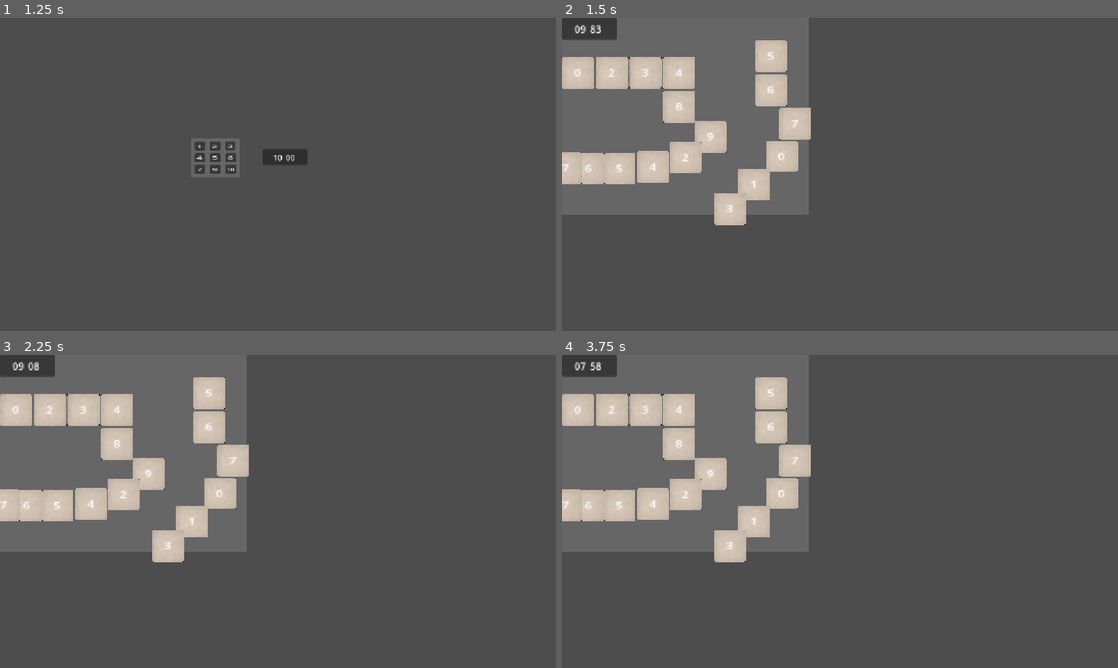
Above: before the commit, frames 1-4 (two rows, left to right).
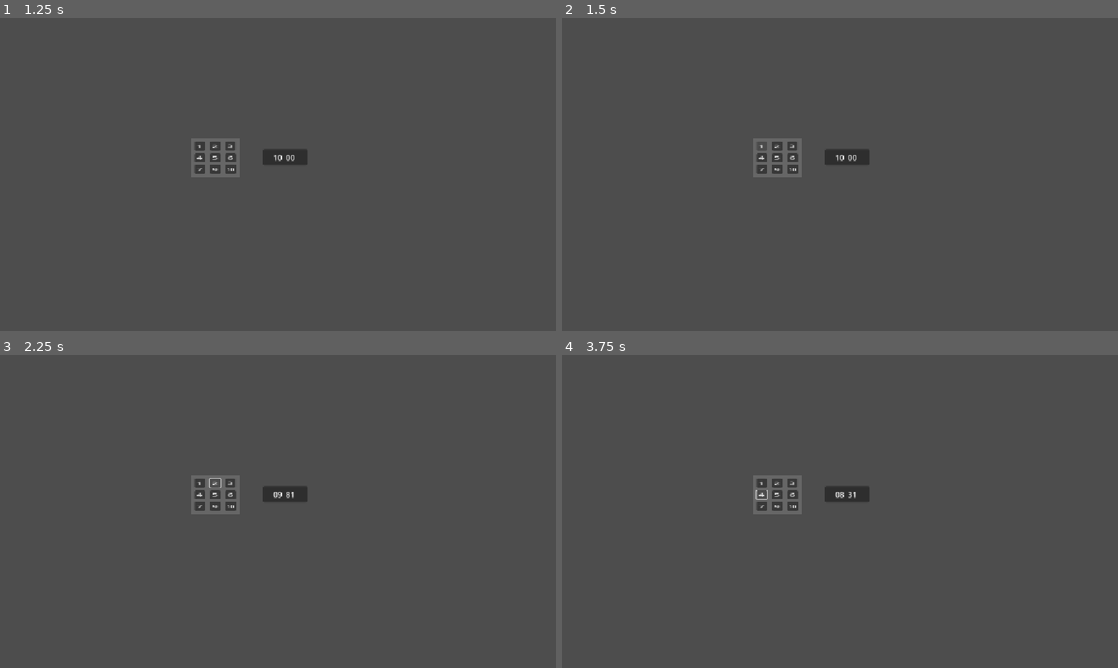
Above: after the commit, the same moments.

Repository: ZangerlA/minigamejam25_2
Game: Godot game, scene res://Scenes/start_screen.tscn
Two runs of this game, one before a commit and one after it. Both use one fixed random seed, a clock stepped at 60 frames per second and the inputs below.
Inputs (mouse positions are in pixels of both pictures, inside the frame that each line leads up to):
- Up to frame 1 (1.25 s): click "START" at 0.5 s
- Up to frame 2 (1.5 s): click "1" at 1.25 s
- Up to frame 3 (2.25 s): click (216, 483) at 2 s, where only the run after the commit has a clickable "2"
- Up to frame 4 (3.75 s): click (789, 483) at 2.75 s, where only the run after the commit has a clickable "3"; click (762, 495) at 3.5 s, where only the run after the commit has a clickable "4"

Frame 1 is identical in both runs. In frame 2, 28% of the frame differs, in the area x 0-56%, y 0-67%; in frame 3, 28%; in frame 4, 28%.

Commit message:
sissor maze

Diff:
--- a/Scenes/Cursor.tscn
+++ b/Scenes/Cursor.tscn
@@ -1,9 +1,9 @@
 [gd_scene load_steps=7 format=3 uid="uid://clt1dmxt3empt"]
 
 [ext_resource type="Script" uid="uid://wge2v7lii35h" path="res://Scenes/Scripts/cursor.gd" id="1_5vcpq"]
-[ext_resource type="Texture2D" uid="uid://cs5spfyf8wpxn" path="res://icon.svg" id="2_6qa2i"]
 [ext_resource type="PackedScene" path="res://game_over.tscn" id="2_8pq3g"]
 [ext_resource type="PackedScene" uid="uid://bqsnlrp5dcg8m" path="res://main.tscn" id="3_8pq3g"]
+[ext_resource type="Texture2D" uid="uid://dcldxvjqpnue8" path="res://Assets/Textures/sciss2.webp" id="4_8pq3g"]
 
 [sub_resource type="CircleShape2D" id="CircleShape2D_5vcpq"]
 radius = 39.012817
@@ -17,7 +17,8 @@
 main_menu = ExtResource("3_8pq3g")
 
 [node name="Sprite2D" type="Sprite2D" parent="."]
-texture = ExtResource("2_6qa2i")
+scale = Vector2(-0.07999988, 0.15999955)
+texture = ExtResource("4_8pq3g")
 
 [node name="CollisionShape2D" type="CollisionShape2D" parent="."]
 shape = SubResource("CircleShape2D_5vcpq")
--- a/Scenes/maze_1.gd
+++ b/Scenes/maze_1.gd
@@ -4,6 +4,7 @@
 @export var main_menu : PackedScene = null
 func _ready():
 	$Timer.start_countdown()
+
 
 func on_timer_countdown_finished():
 	if gameover_scene_path != null:
--- a/Scenes/maze_1.tscn
+++ b/Scenes/maze_1.tscn
@@ -1,9 +1,10 @@
-[gd_scene load_steps=5 format=3 uid="uid://cwspli34x7lmt"]
+[gd_scene load_steps=6 format=3 uid="uid://cwspli34x7lmt"]
 
 [ext_resource type="Script" uid="uid://lbm0pn8oh8fn" path="res://Scenes/maze_1.gd" id="1_6d13i"]
 [ext_resource type="PackedScene" uid="uid://cj1jkkf8ywddo" path="res://Scenes/Wall.tscn" id="1_esdkj"]
 [ext_resource type="PackedScene" path="res://Scenes/Timer.tscn" id="3_6gn6f"]
 [ext_resource type="PackedScene" path="res://Scenes/FinishMaze.tscn" id="4_6gn6f"]
+[ext_resource type="PackedScene" uid="uid://clt1dmxt3empt" path="res://Scenes/Cursor.tscn" id="5_tx3rt"]
 
 [node name="Maze1" type="Node2D"]
 scale = Vector2(5, 5)
@@ -87,7 +88,13 @@
 [node name="Timer" parent="." instance=ExtResource("3_6gn6f")]
 scale = Vector2(0.24800012, 0.272)
 
-[node name="FinishMaze" parent="." instance=ExtResource("4_6gn6f")]
+[node name="FinishMaze" parent="." groups=["finish"] instance=ExtResource("4_6gn6f")]
+position = Vector2(23.2, 80.799995)
+scale = Vector2(0.42941394, 0.88659394)
+
+[node name="Cursor" parent="." instance=ExtResource("5_tx3rt")]
+position = Vector2(40.199997, 7.6000013)
+scale = Vector2(0.14782701, -0.07784143)
 
 [connection signal="countdown_finished" from="Timer" to="." method="_on_timer_countdown_finished"]
 [connection signal="player_reached_finish" from="FinishMaze" to="." method="_on_finish_maze_player_reached_finish"]
Binary file added: Assets/Textures/sciss2.webp
Not shown, added: Assets/Textures/sciss2.webp.import
